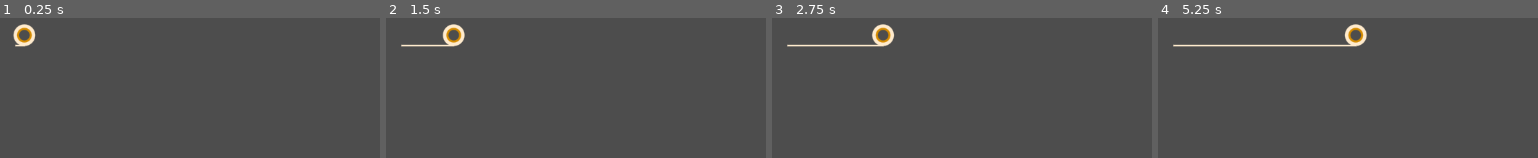
Above: before the commit, frames 1-4 (left to right).
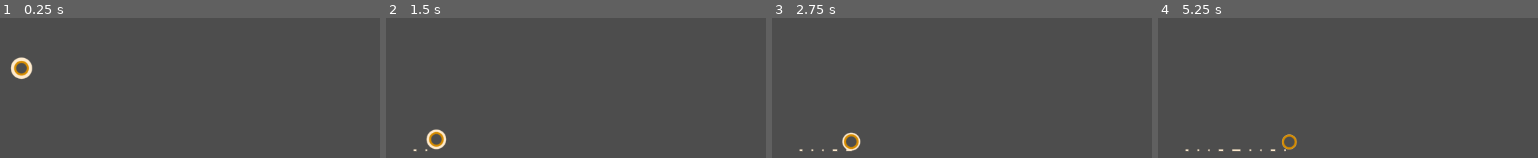
Above: after the commit, the same moments.

Repository: chloecat0/Packing-Run
Game: Godot game, scene res://Main.tscn
Two runs of this game, one before a commit and one after it. Both use one fixed random seed, a clock stepped at 60 frames per second and the inputs below.
Inputs (mouse positions are in pixels of both pictures, inside the frame that each line leads up to):
- Up to frame 1 (0.25 s): no input
- Up to frame 2 (1.5 s): move the mouse to (outside the picture) at 0.52 s; click (outside the picture) at 0.6 s; click (outside the picture) at 0.77 s; click (outside the picture) at 1.07 s; move the mouse to (503, 153) at 1.27 s; click (503, 153) at 1.35 s
- Up to frame 3 (2.75 s): click (889, 153) at 1.52 s; click (889, 153) at 1.82 s; move the mouse to (1129, 33) at 2.02 s; click (1129, 33) at 2.1 s
- Up to frame 4 (5.25 s): move the mouse to (outside the picture) at 2.77 s; click (outside the picture) at 2.85 s; click (outside the picture) at 3.02 s; click (outside the picture) at 3.32 s; move the mouse to (outside the picture) at 3.52 s; click (outside the picture) at 3.6 s; click (outside the picture) at 3.77 s; click (outside the picture) at 4.07 s; move the mouse to (1196, 64) at 4.27 s; click (1196, 64) at 4.35 s; click (1196, 64) at 4.52 s; click (1196, 64) at 4.82 s; tap Enter at 5 s; move the mouse to (1473, 131) at 5.02 s; click (1473, 131) at 5.1 s

The runs differ from the first frame. In frame 1, 1.2% of the frame differs, in the area x 2-10%, y 4-44%; in frame 2, 1.4%; in frame 3, 1.6%; in frame 4, 2.0%, in the area x 3-55%, y 4-95%.

Commit message:
movement and tape lines

Diff:
--- a/Main.tscn
+++ b/Main.tscn
@@ -1,10 +1,21 @@
-[gd_scene load_steps=2 format=3 uid="uid://22nj5eiw2abe"]
+[gd_scene format=3 uid="uid://22nj5eiw2abe"]
 
 [ext_resource type="PackedScene" uid="uid://b7rf3kinellau" path="res://Player.tscn" id="1_glv2v"]
 
-[node name="Main" type="Node2D"]
+[sub_resource type="RectangleShape2D" id="RectangleShape2D_glv2v"]
+size = Vector2(308, 344)
 
-[node name="Player" parent="." instance=ExtResource("1_glv2v")]
+[node name="Main" type="Node2D" unique_id=817699504]
+
+[node name="Player" parent="." unique_id=100775726 instance=ExtResource("1_glv2v")]
 position = Vector2(100, 100)
 centre_color = Color(0.838378, 0.547057, 0, 1)
 background_color = Color(0.301961, 0.301961, 0.301961, 1)
+
+[node name="StaticBody2D" type="StaticBody2D" parent="." unique_id=875122142]
+position = Vector2(88, 163)
+collision_mask = 6
+
+[node name="CollisionShape2D" type="CollisionShape2D" parent="StaticBody2D" unique_id=571992553]
+position = Vector2(132, 260)
+shape = SubResource("RectangleShape2D_glv2v")
--- a/Player.tscn
+++ b/Player.tscn
@@ -1,19 +1,23 @@
-[gd_scene load_steps=4 format=3 uid="uid://b7rf3kinellau"]
+[gd_scene format=3 uid="uid://b7rf3kinellau"]
 
 [ext_resource type="Script" uid="uid://dqrfmlhrpkjg7" path="res://player_draw.gd" id="1_kpjcp"]
 [ext_resource type="Script" uid="uid://dkmh78omiipvr" path="res://player.gd" id="1_xhfnw"]
 
-[sub_resource type="CircleShape2D" id="CircleShape2D_xhfnw"]
+[sub_resource type="CircleShape2D" id="CircleShape2D_kpjcp"]
 radius = 15.0
 
-[node name="Player1" type="Node2D"]
+[node name="Player" type="Node2D" unique_id=116268679]
 script = ExtResource("1_kpjcp")
 
-[node name="Movement" type="CharacterBody2D" parent="."]
-motion_mode = 1
+[node name="Movement" type="CharacterBody2D" parent="." unique_id=1246991844]
+collision_layer = 2
+collision_mask = 5
+floor_stop_on_slope = false
+floor_constant_speed = true
+floor_block_on_wall = false
 script = ExtResource("1_xhfnw")
 
-[node name="Marker2D" type="Marker2D" parent="Movement"]
+[node name="Marker2D" type="Marker2D" parent="Movement" unique_id=2049484014]
 
-[node name="CollisionShape2D" type="CollisionShape2D" parent="Movement"]
-shape = SubResource("CircleShape2D_xhfnw")
+[node name="CollisionShape2D" type="CollisionShape2D" parent="Movement" unique_id=204649717]
+shape = SubResource("CircleShape2D_kpjcp")
--- a/player.gd
+++ b/player.gd
@@ -1,25 +1,44 @@
 extends CharacterBody2D
 
-var speed: float = 50
+var speed: float = 2000
+var gravity: float = 980
+var jump_impulse: float = 200
 
 var radius: float = 15
 var centre_radius: float = 10
 var empty_radius: float = 7
 
+var radius_reduction: float = 1
+var out_of_tape: bool = false
+
+@onready var collision_circle := $CollisionShape2D
+var collision_shape: CircleShape2D
+
 # Called when the node enters the scene tree for the first time.
 func _ready() -> void:
 	#line_points.append(global_position)
-	pass
-
-func _input(event: InputEvent) -> void:
-	pass
+	collision_shape = CircleShape2D.new()
+	collision_shape.radius = radius
+	collision_circle.shape = collision_shape
 
 func _physics_process(delta: float) -> void:
-	velocity = Vector2.RIGHT*speed
+	if not out_of_tape:
+		velocity.x = speed*delta
+	else:
+		velocity.x = 0
+	if not is_on_floor():
+		velocity.y += gravity*delta
+	elif Input.is_action_just_pressed("jump") && not out_of_tape:
+		velocity.y = -jump_impulse
 	move_and_slide()
 
 # Called every frame. 'delta' is the elapsed time since the previous frame.
 func _process(delta: float) -> void:
-	#line_points.append(global_position)
-	#queue_redraw()
-	pass
+	update_radius(radius_reduction*delta)
+
+func update_radius(reduction: float = 0):
+	radius -= reduction
+	if radius < centre_radius:
+		radius = centre_radius
+		out_of_tape = true
+	collision_shape.radius = radius
--- a/player_draw.gd
+++ b/player_draw.gd
@@ -1,8 +1,8 @@
 extends Node2D
 
-var radius: float = 15
-var centre_radius: float = 10
-var empty_radius: float = 7
+#var radius: float = 15
+#var centre_radius: float = 10
+#var empty_radius: float = 7
 
 @export var tape_color: Color = Color.BLANCHED_ALMOND
 @export var centre_color: Color = Color.BISQUE
@@ -10,19 +10,32 @@
 
 @onready var body := $Movement
 
-var line_points: PackedVector2Array = PackedVector2Array()
+var line_start: Vector2
+
+var tape_lines: PackedVector2Array = PackedVector2Array()
+var prev_body_on_floor: bool = false
 
 # Called when the node enters the scene tree for the first time.
 func _ready() -> void:
-	line_points.append(body.global_position)
+	pass
 
 # Called every frame. 'delta' is the elapsed time since the previous frame.
-func _process(delta: float) -> void:
-	line_points.append(body.global_position)
+func _process(_delta: float) -> void:
+	var body_on_floor: bool = body.is_on_floor()
+	if body_on_floor:
+		if tape_lines.is_empty():
+			tape_lines.append(body.global_position + Vector2(0, body.radius))
+		if body_on_floor != prev_body_on_floor:
+			tape_lines.append(body.global_position + Vector2(0, body.radius))
+		if tape_lines.size() % 2 != 0:
+			tape_lines.append(body.global_position + Vector2(0, body.radius))
+		tape_lines.set(tape_lines.size()-1, body.global_position + Vector2(0, body.radius))
+	prev_body_on_floor = body_on_floor
 	queue_redraw()
 
 func _draw() -> void:
-	draw_circle(body.global_position-Vector2(0,radius), radius, tape_color, true, -1, true)
-	draw_circle(body.global_position-Vector2(0,radius), centre_radius, centre_color, true, -1, true)
-	draw_circle(body.global_position-Vector2(0,radius), empty_radius, background_color, true, -1, true)
-	draw_polyline(line_points, tape_color, 1, true)
+	draw_circle(body.global_position, body.radius, tape_color, true, -1, true)
+	draw_circle(body.global_position, body.centre_radius, centre_color, true, -1, true)
+	draw_circle(body.global_position, body.empty_radius, background_color, true, -1, true)
+	if not tape_lines.is_empty():
+		draw_multiline(tape_lines, tape_color, 1, true)
--- a/project.godot
+++ b/project.godot
@@ -8,20 +8,32 @@
 
 config_version=5
 
+[animation]
+
+compatibility/default_parent_skeleton_in_mesh_instance_3d=true
+
 [application]
 
 config/name="Masking"
 run/main_scene="uid://22nj5eiw2abe"
-config/features=PackedStringArray("4.4", "GL Compatibility")
+config/features=PackedStringArray("4.6", "GL Compatibility")
 config/icon="res://icon.svg"
 
 [input]
 
-click={
+jump={
 "deadzone": 0.2,
 "events": [Object(InputEventMouseButton,"resource_local_to_scene":false,"resource_name":"","device":-1,"window_id":0,"a …(253 unchanged characters)…
+, Object(InputEventKey,"resource_local_to_scene":false,"resource_name":"","device":0,"window_id":0,"alt_pressed":false,"shift_pressed":false,"ctrl_pressed":false,"meta_pressed":false,"pressed":false,"keycode":0,"physical_keycode":32,"key_label":0,"unicode":0,"location":0,"echo":false,"script":null)
+, Object(InputEventJoypadButton,"resource_local_to_scene":false,"resource_name":"","device":-1,"button_index":0,"pressure":0.0,"pressed":false,"script":null)
 ]
 }
+
+[layer_names]
+
+2d_physics/layer_1="Solid"
+2d_physics/layer_2="Player"
+2d_physics/layer_3="Collectable"
 
 [rendering]
 
